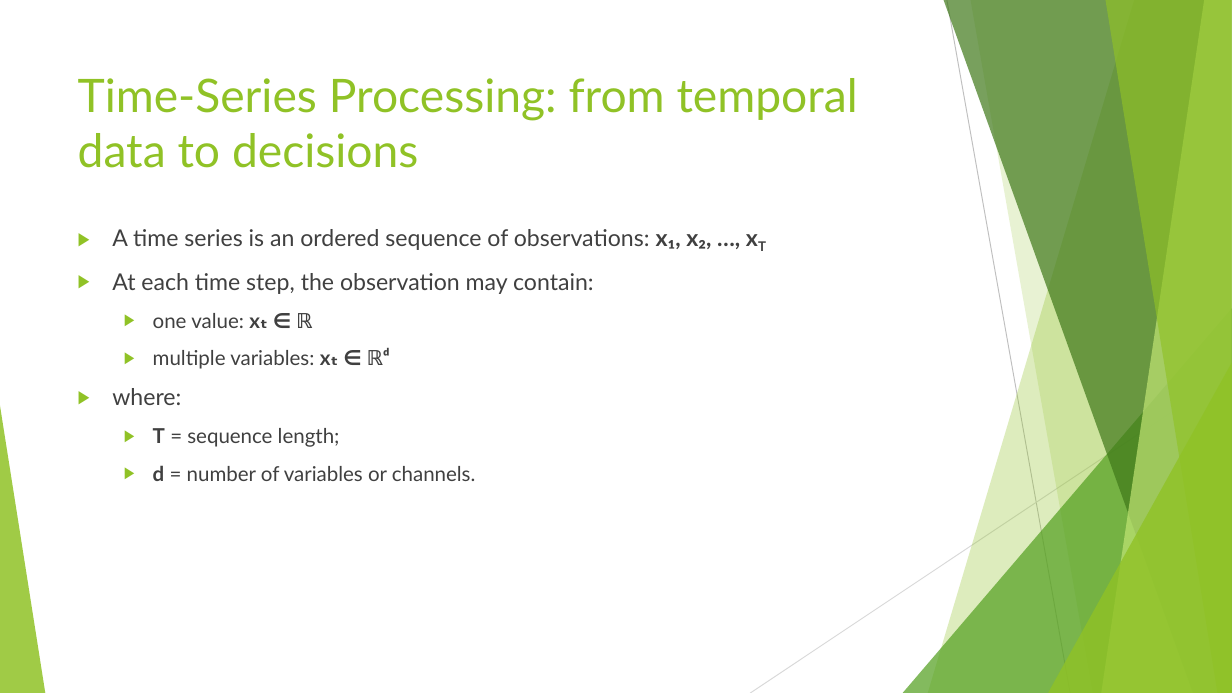
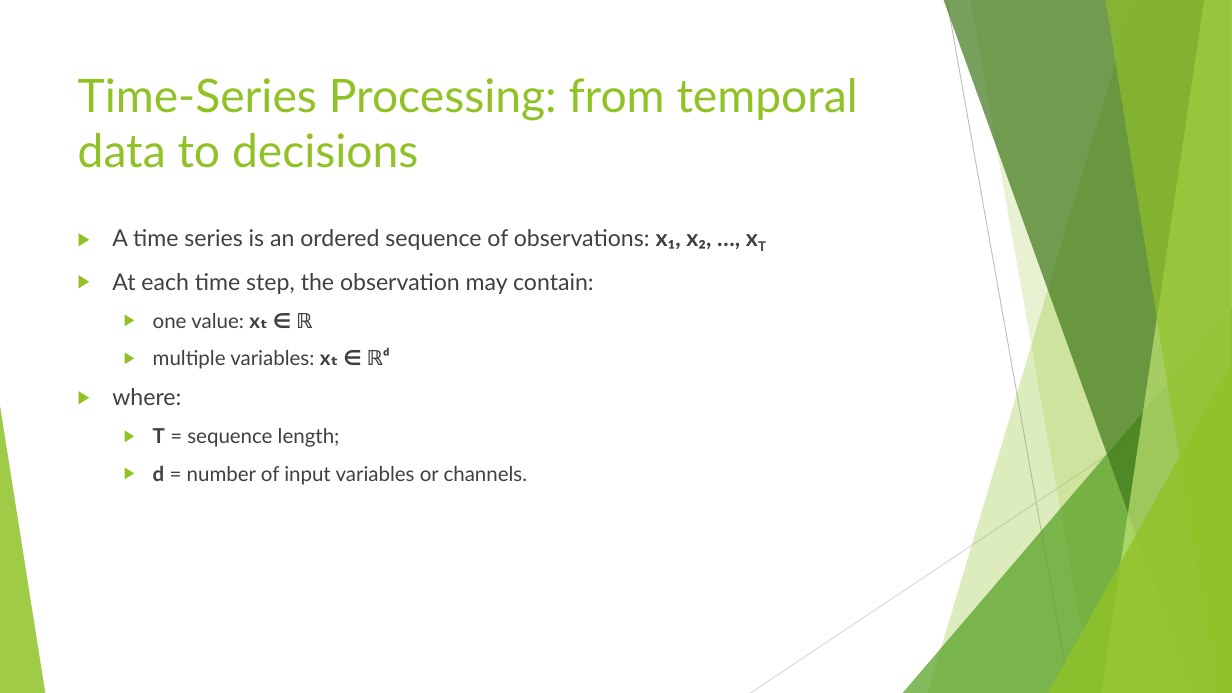
Before and after one commit to FranzGH/timeseries, a slide deck: slide 4 of Slides/01 Problem formulation and data structure.pptx. Drawn at 1232x693 pixels with LibreOffice and Linux fonts; fonts in the diff are those of the drawing. Boxes give left, top, right and bottom in pixels: in the first picture for what was removed or moved away, otherwise in the second. Text is boxed around its words. In the diff, an @@ line names an element or a change of style, - is before the commit and + after.

```diff
--- a/Slides/01 Problem formulation and data structure.pptx
+++ b/Slides/01 Problem formulation and data structure.pptx
@@ text at <box>153,465,528,485</box>: text changed @@
-  ▶ d = number of variables or channels.
+  ▶ d = number of input variables or channels.
```
Also in this commit, not shown: 7 other slides changed, 1 slide added, 1 other file.
